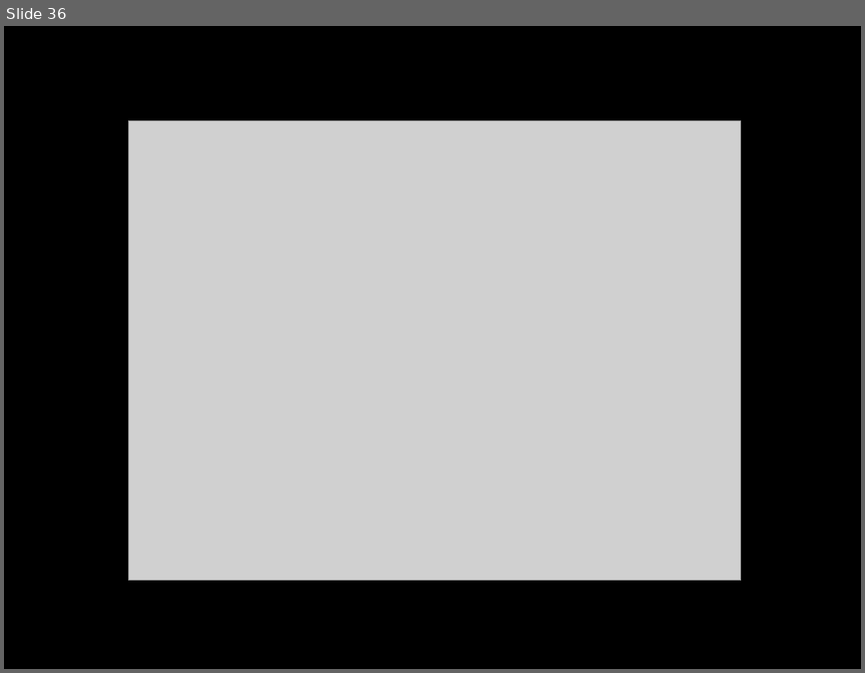
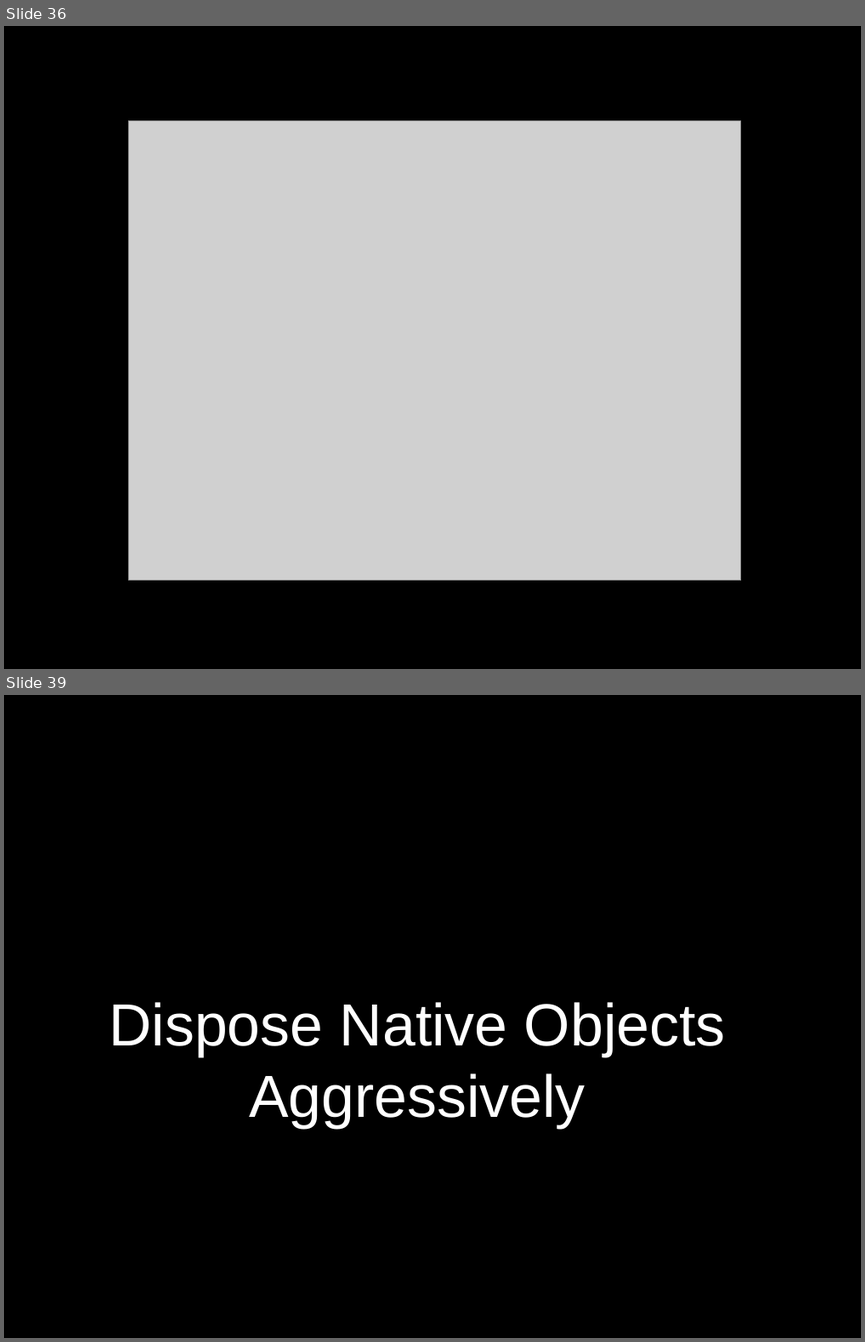
Before and after one commit to dodikk/xamarin-intro-slides, a slide deck: XamarinIntro.odp. Shown one above the other, each under a label of ours: slide 36 before the commit, slides 36 and 39 after it; the slides between them are not shown. The pictures are 865x673 and 865x1342 pixels, drawn with LibreOffice and Linux fonts; fonts in the diff are those of the drawing; grey boxes stand for pictures. Boxes give left, top, right and bottom in pixels: in the first picture for what was removed or moved away, otherwise in the second. Text is boxed around its words. In the diff, an @@ line names an element or a change of style, - is before the commit and + after.

```diff
--- a/XamarinIntro.odp
+++ b/XamarinIntro.odp
@@ slide 39 added at (4, 695, 861, 1338), background #000000 @@
@@ text added at (109, 1002, 726, 1128), 55 pt, text #FFFFFF @@
+Dispose Native Objects Aggressively
```
Also in this commit, not shown: 3 other slides added, 1 slide removed.
